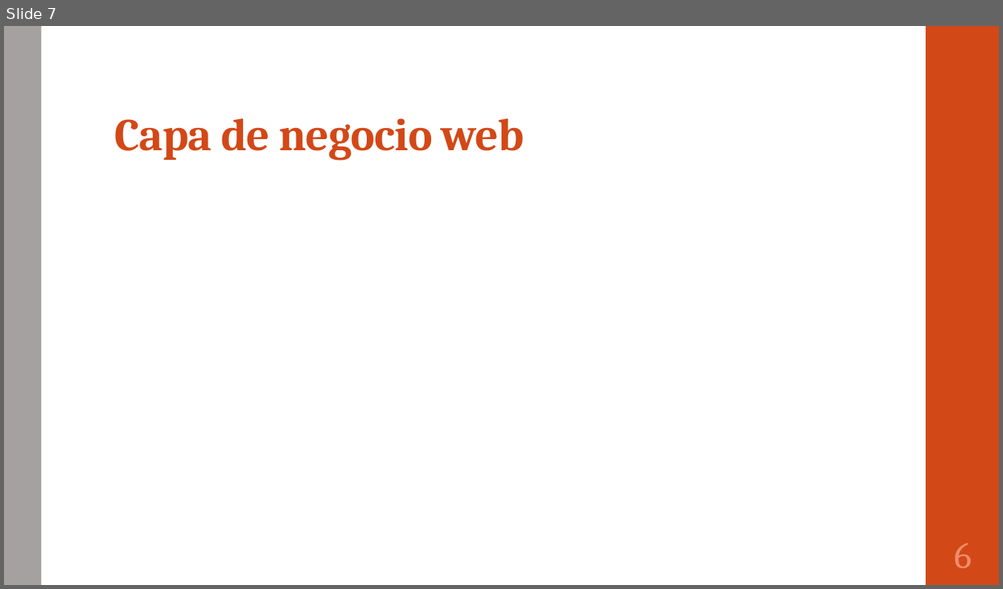
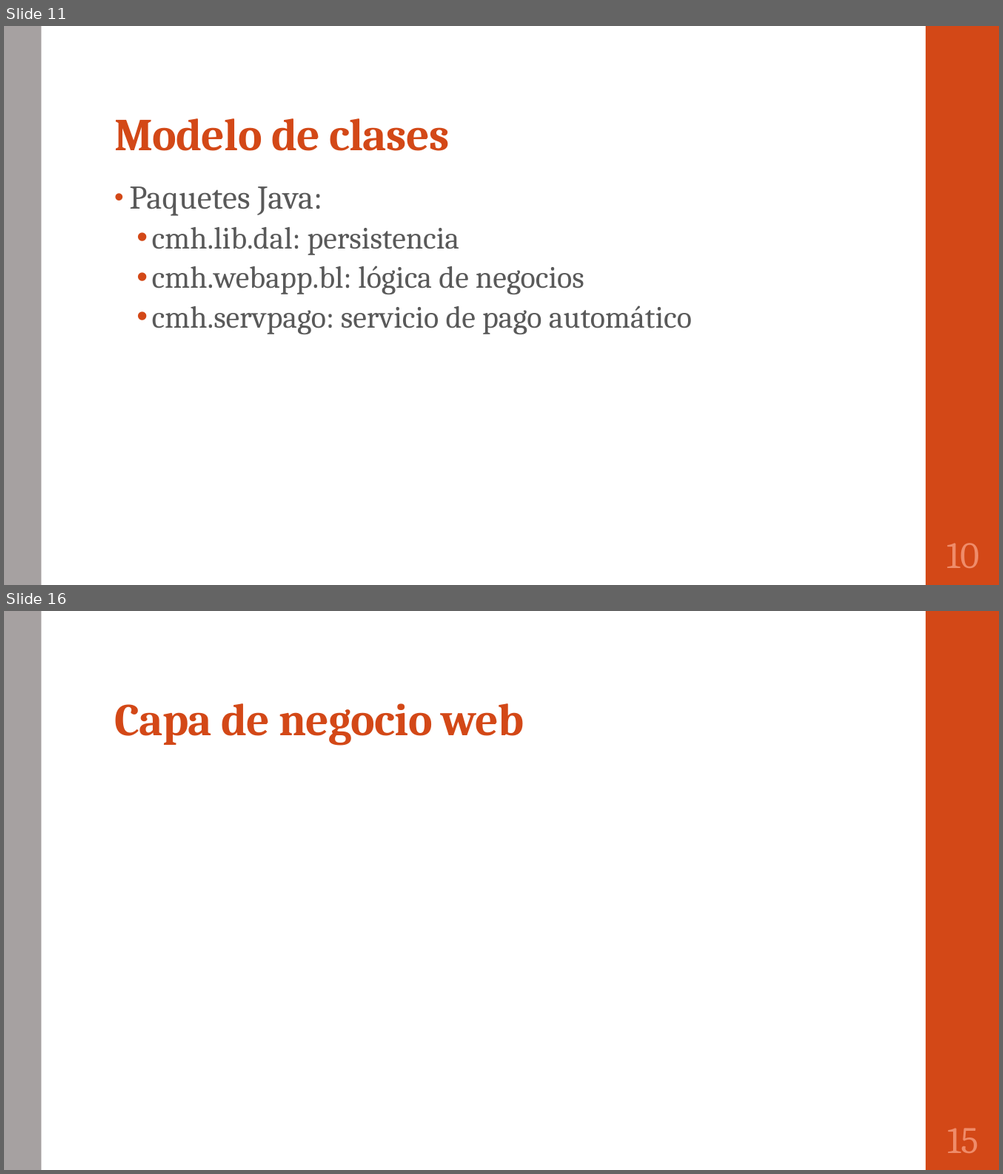
Before and after one commit to portafolio2016/hipocrates, a slide deck: Plantilla presentacion final.pptx. Shown one above the other, each under a label of ours: slide 7 before the commit, slides 11 and 16 after it; the slides between them are not shown. The pictures are 1003x589 and 1003x1174 pixels, drawn with LibreOffice and Linux fonts; fonts in the diff are those of the drawing. Boxes give left, top, right and bottom in pixels: in the first picture for what was removed or moved away, otherwise in the second. Text is boxed around its words. In the diff, an @@ line names an element or a change of style, - is before the commit and + after.

```diff
--- a/Plantilla presentacion final.pptx
+++ b/Plantilla presentacion final.pptx
@@ slide 11 added at [4,26,999,585], background #FFFFFF; not listed: 2 template elements that a slide beside it also shows @@
@@ title added at [114,118,449,151], 44 pt, text #D34817, bold @@
+Modelo de clases
@@ text added at [129,187,691,335], 30 pt, text #595959 @@
+• Paquetes Java:
+  • cmh.lib.dal: persistencia
+  • cmh.webapp.bl: lógica de negocios
+  • cmh.servpago: servicio de pago automático
@@ page number added at [946,543,979,568], 36 pt, text #EF8C6A @@
+10
@@ what was slide 7 is now slide 16 @@
@@ page number at [947,1128,978,1153]: text changed @@
-6
+15
```
Also in this commit, not shown: 6 slides changed, 8 other slides added.
